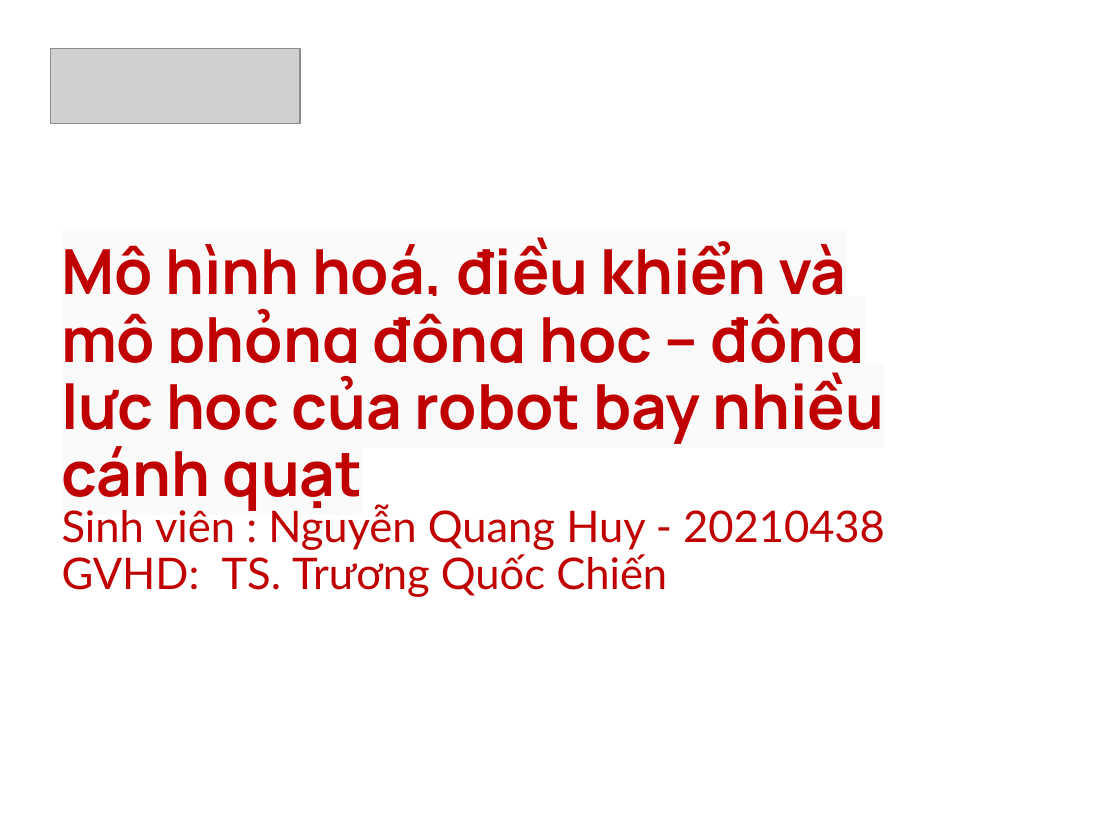
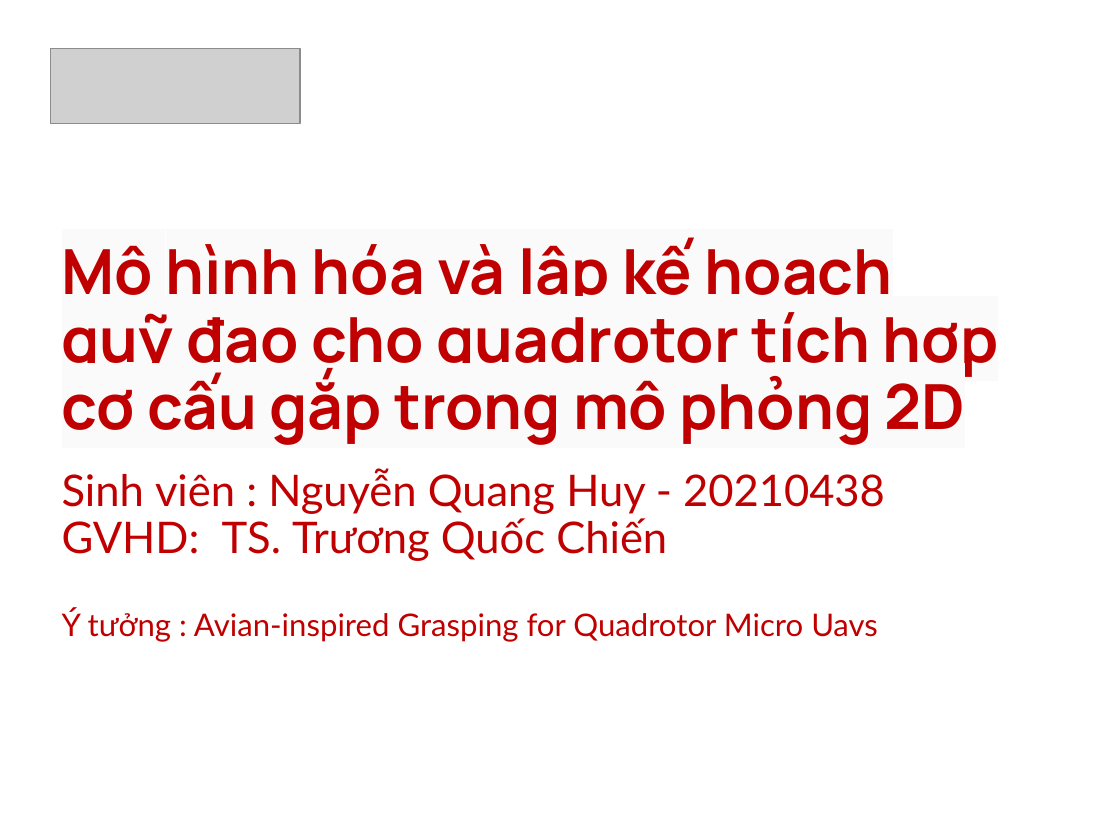
Before and after one commit to huynq03/doan_2025.1, a slide deck: slide 2 of Quadrotor-Control-System/slide/demo.pptx. Drawn at 1120x840 pixels with LibreOffice and Linux fonts; fonts in the diff are those of the drawing; grey boxes stand for pictures; background and template pictures are left out. Boxes give left, top, right and bottom in pixels: in the first picture for what was removed or moved away, otherwise in the second. Text is boxed around its words. In the diff, an @@ line names an element or a change of style, - is before the commit and + after.

```diff
--- a/Quadrotor-Control-System/slide/demo.pptx
+++ b/Quadrotor-Control-System/slide/demo.pptx
@@ text at (62, 237, 999, 445): text changed @@
-Mô hình hoá, điều khiển và mô phỏng động học – động lực học của robot bay nhiều cánh quạt
+Mô hình hóa và lập kế hoạch quỹ đạo cho quadrotor tích hợp cơ cấu gắp trong mô phỏng 2D
@@ text "Sinh viên : Nguyễn Quang ...": place and size @@
-text "Sinh viên : Nguyễn Quang ..." at (62, 505, 885, 597)
+text "Sinh viên : Nguyễn Quang ..." at (62, 469, 885, 642)
@@ text at (62, 609, 878, 642): paragraph added @@
+Ý tưởng : Avian-inspired Grasping for Quadrotor Micro Uavs
```
Also in this commit, not shown: 10 other slides changed, 7 slides added, 55 other files.
